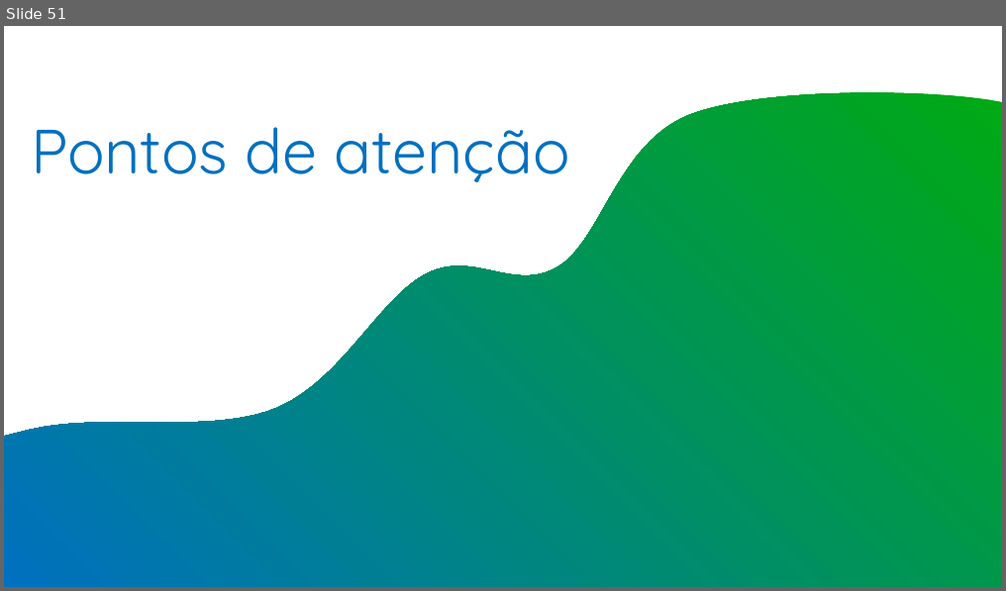
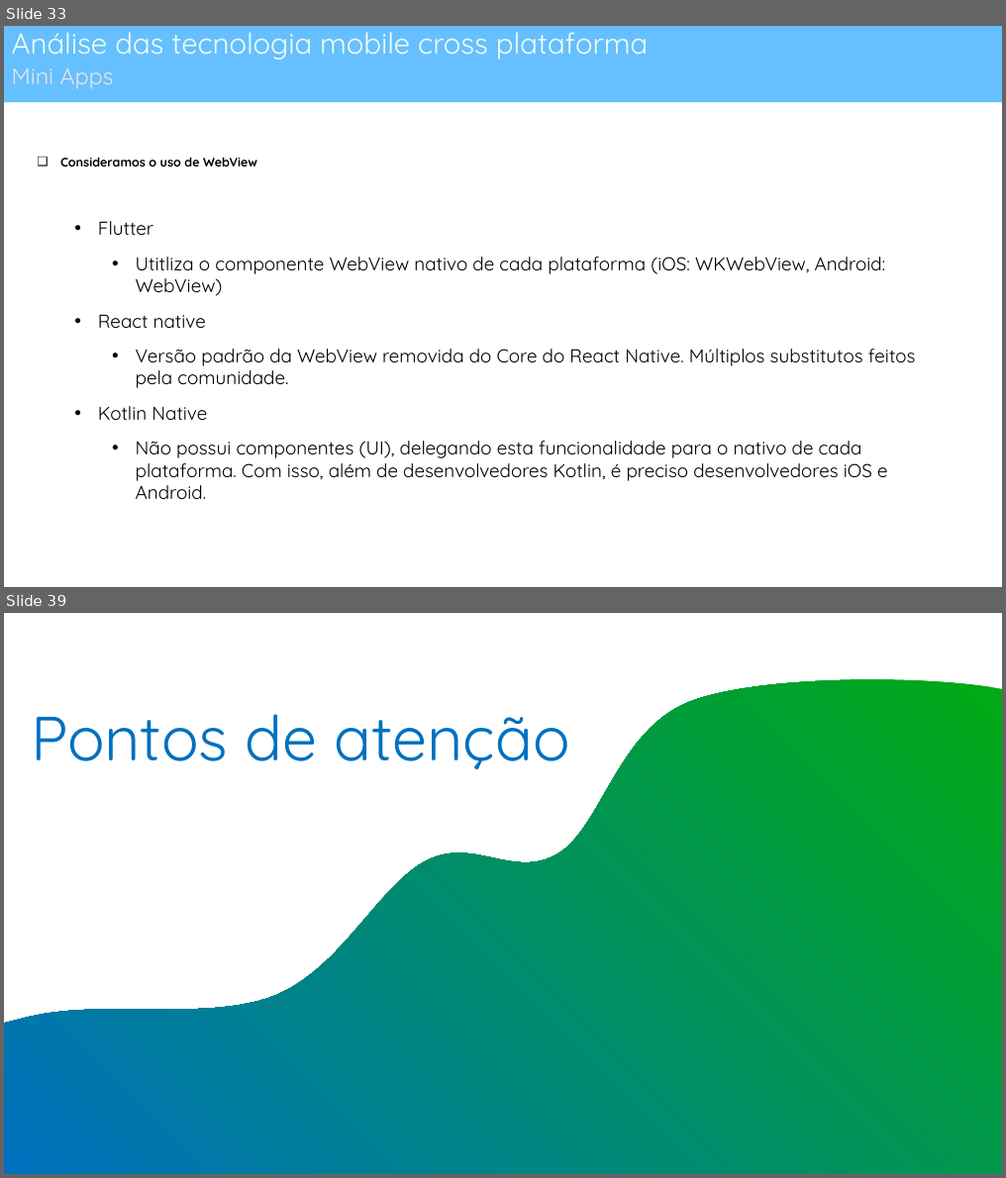
Before and after one commit to andrelcalves/reference_architectures, a slide deck: plataforma mobile/VR - SUPERAPP V1.0.pptx. Shown one above the other, each under a label of ours: slide 51 before the commit, slides 33 and 39 after it; the slides between them are not shown. The pictures are 1006x591 and 1006x1178 pixels, drawn with LibreOffice and Linux fonts; fonts in the diff are those of the drawing; background and template pictures are left out. Boxes give left, top, right and bottom in pixels: in the first picture for what was removed or moved away, otherwise in the second. Text is boxed around its words. In the diff, an @@ line names an element or a change of style, - is before the commit and + after.

Commit message:
arquitetura superapp mobile

```diff
--- a/plataforma mobile/VR - SUPERAPP V1.0.pptx
+++ b/plataforma mobile/VR - SUPERAPP V1.0.pptx
@@ slide 33 added at [4,26,1002,587], background #FFFFFF at 50% opacity @@
@@ rectangle added at [4,26,1002,102], fill #66BFFF @@
@@ title added at [12,32,648,60], 28 pt, text #EFFFF1 @@
+Análise das tecnologia mobile cross plataforma
@@ subtitle added at [12,69,114,89], 22.2 pt, text #E7E6E6 @@
+Mini Apps
@@ text added at [60,157,916,481], 18 pt, text #000000 @@
+❑ Consideramos o uso de WebView
+  • Flutter
+    • Utitliza o componente WebView nativo de cada plataforma (iOS: WKWebView, Android: WebView)
+  • React native
+    • Versão padrão da WebView removida do Core do React Native. Múltiplos substitutos feitos pela comunidade.
+  • Kotlin Native
+    • Não possui componentes (UI), delegando esta funcionalidade para o nativo de cada plataforma. Com isso, além de desenvolvedores Kotlin, é preciso desenvolvedores iOS e Android.
@@ what was slide 51 is now slide 39 @@
```
Also in this commit, not shown: 41 slides changed, 10 other slides added, 2 slides removed, 1 other file.
